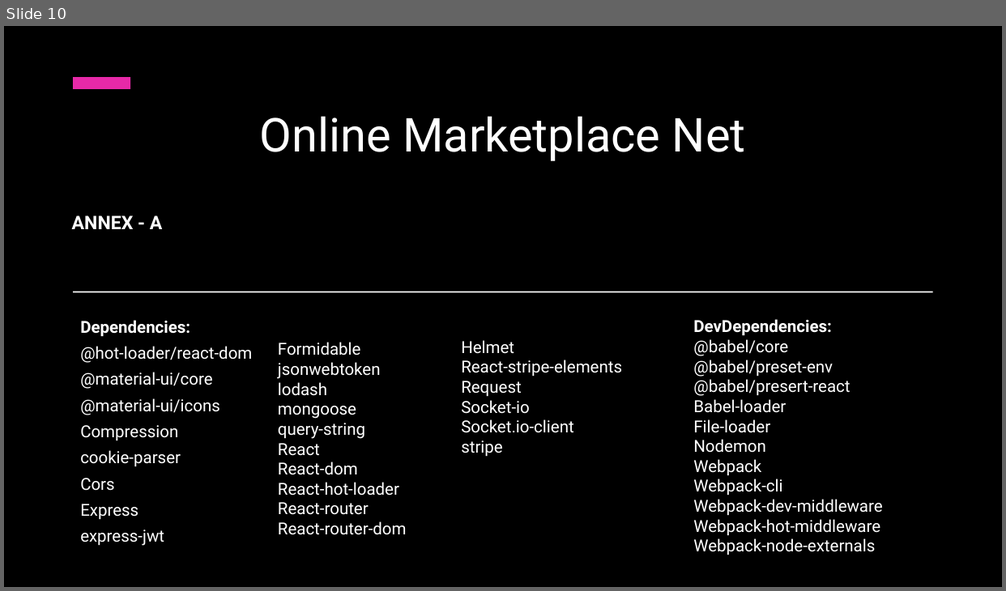
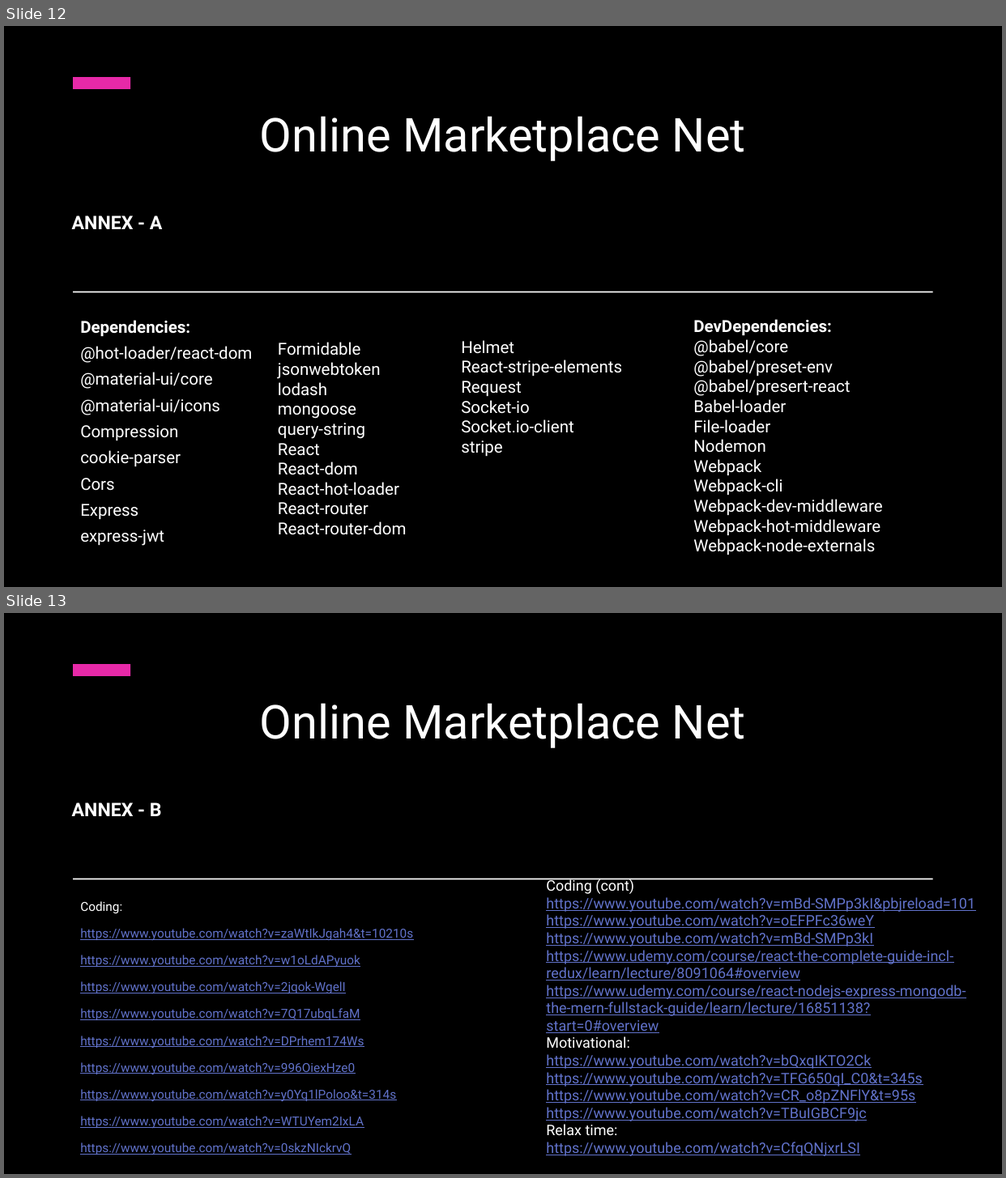
Before and after one commit to johnnyboysydney/Online_Marketplace_Net, a slide deck: Assets/Online Marketplace Net.pptx. Shown one above the other, each under a label of ours: slide 10 before the commit, slides 12 and 13 after it. The pictures are 1006x591 and 1006x1178 pixels, drawn with LibreOffice and Linux fonts; fonts in the diff are those of the drawing; background and template pictures are left out. Boxes give left, top, right and bottom in pixels: in the first picture for what was removed or moved away, otherwise in the second. Text is boxed around its words. In the diff, an @@ line names an element or a change of style, - is before the commit and + after.

```diff
--- a/Assets/Online Marketplace Net.pptx
+++ b/Assets/Online Marketplace Net.pptx
@@ slide 13 added at (4,613,1002,1174), background picture (left out); not listed: 2 template elements that a slide beside it also shows @@
@@ rectangle added at (4,613,1002,1174), fill #000000 @@
@@ rectangle added at (73,664,131,676), fill #E729A8 @@
@@ title added at (260,703,746,748), 45 pt, text #FFFFFF @@
+Online Marketplace Net
@@ text added at (72,803,162,816), 18 pt, text #FFFFFF, bold @@
+ANNEX - B
@@ rectangle added at (73,878,933,879), fill #FFFFFF @@
@@ text added at (546,878,975,1157), 14 pt, text #6172CA, underline @@
+Coding (cont)
+https://www.youtube.com/watch?v=mBd-SMPp3kI&pbjreload=101
+https://www.youtube.com/watch?v=oEFPFc36weY
+https://www.youtube.com/watch?v=mBd-SMPp3kI
+https://www.udemy.com/course/react-the-complete-guide-incl-redux/learn/lecture/8091064#overview
+https://www.udemy.com/course/react-nodejs-express-mongodb-the-mern-fullstack-guide/learn/lecture/16851138?start=0#overview
+Motivational:
+https://www.youtube.com/watch?v=bQxqIKTO2Ck
+https://www.youtube.com/watch?v=TFG650qI_C0&t=345s
+https://www.youtube.com/watch?v=CR_o8pZNFlY&t=95s
+https://www.youtube.com/watch?v=TBuIGBCF9jc
+Relax time:
+https://www.youtube.com/watch?v=CfqQNjxrLSI
@@ text added at (80,901,413,1156), 12 pt, text #6172CA, underline @@
+Coding:
+https://www.youtube.com/watch?v=zaWtIkJgah4&t=10210s
+https://www.youtube.com/watch?v=w1oLdAPyuok
+https://www.youtube.com/watch?v=2jqok-WgelI
+https://www.youtube.com/watch?v=7Q17ubqLfaM
+https://www.youtube.com/watch?v=DPrhem174Ws
+https://www.youtube.com/watch?v=996OiexHze0
+https://www.youtube.com/watch?v=y0Yq1lPoloo&t=314s
+https://www.youtube.com/watch?v=WTUYem2IxLA
+https://www.youtube.com/watch?v=0skzNIckrvQ
@@ what was slide 10 is now slide 12 @@
```
Also in this commit, not shown: 8 slides changed, 2 other slides added, 1 other file.
